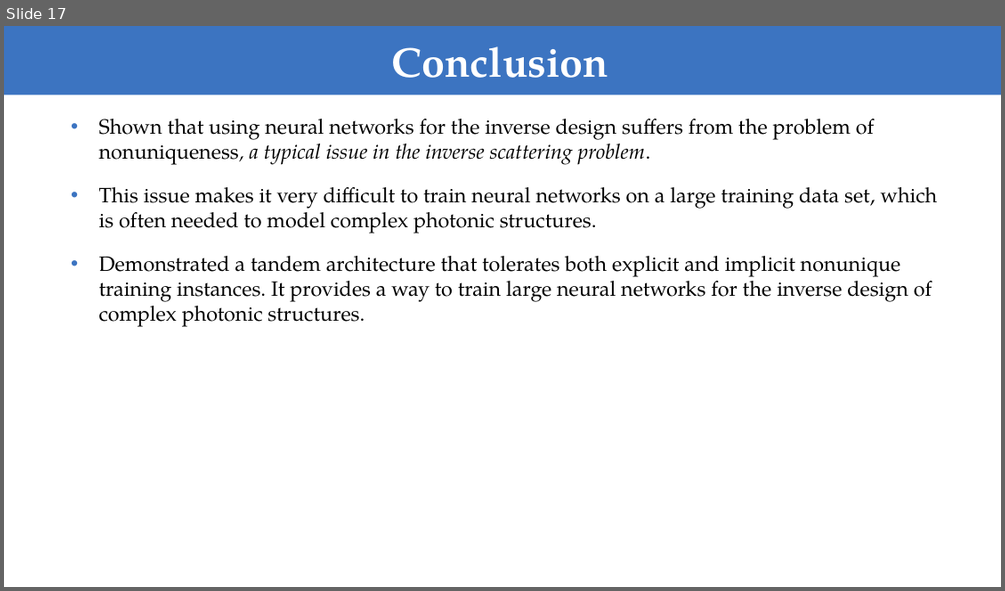
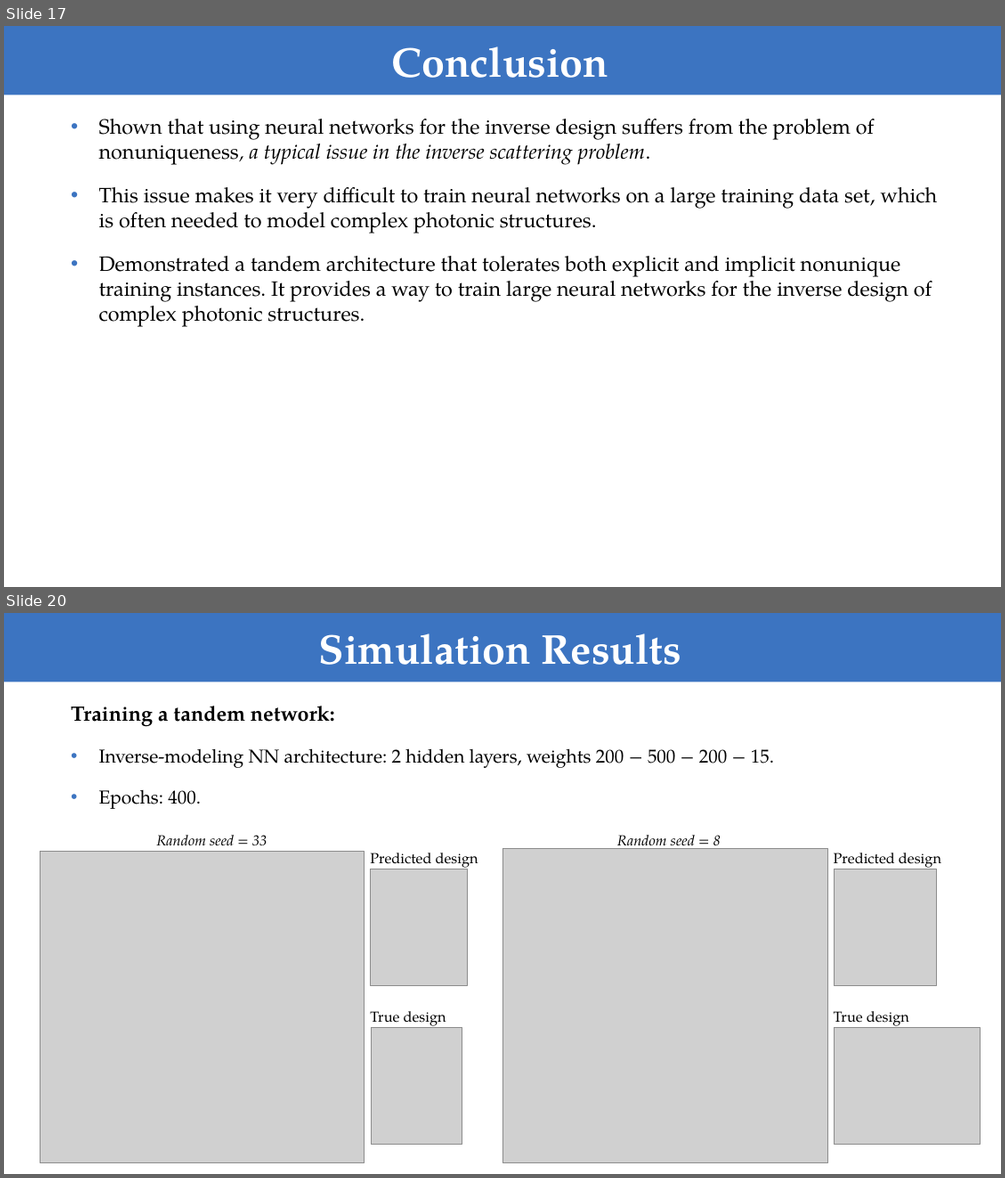
Before and after one commit to FiodarM/InvDesignNet, a slide deck: Training Deep Neural Networks for the Inverse Design of Nanophotonic Structures.pptx. Shown one above the other, each under a label of ours: slide 17 before the commit, slides 17 and 20 after it; the slides between them are not shown. The pictures are 1005x591 and 1005x1178 pixels, drawn with LibreOffice and Linux fonts; fonts in the diff are those of the drawing; grey boxes stand for pictures. Boxes give left, top, right and bottom in pixels: in the first picture for what was removed or moved away, otherwise in the second. Text is boxed around its words. In the diff, an @@ line names an element or a change of style, - is before the commit and + after.

Commit message:
Add simulation results.

```diff
--- a/Training Deep Neural Networks for the Inverse Design of Nanophotonic Structures.pptx
+++ b/Training Deep Neural Networks for the Inverse Design of Nanophotonic Structures.pptx
@@ slide 20 added at <box>4,613,1001,1174</box>, background #FFFFFF @@
@@ rectangle added at <box>4,613,1001,682</box>, fill #3C74C1 @@
@@ title added at <box>319,633,681,665</box>, 40 pt, text #FFFFFF, bold @@
+Simulation Results
@@ text added at <box>71,706,774,809</box>, 18 pt, text #000000 @@
+Training a tandem network:
+• Inverse-modeling NN architecture: 2 hidden layers, weights 200 − 500 − 200 − 15.
+• Epochs: 400.
@@ group added at <box>502,835,979,1163</box>: 3 texts, 3 pictures @@
+True design
+Random seed = 8
+Predicted design
@@ group added at <box>40,835,478,1163</box>: 3 texts, 3 pictures @@
+Random seed = 33
+Predicted design
+True design
```
Also in this commit, not shown: 1 slide changed, 3 other slides added.
